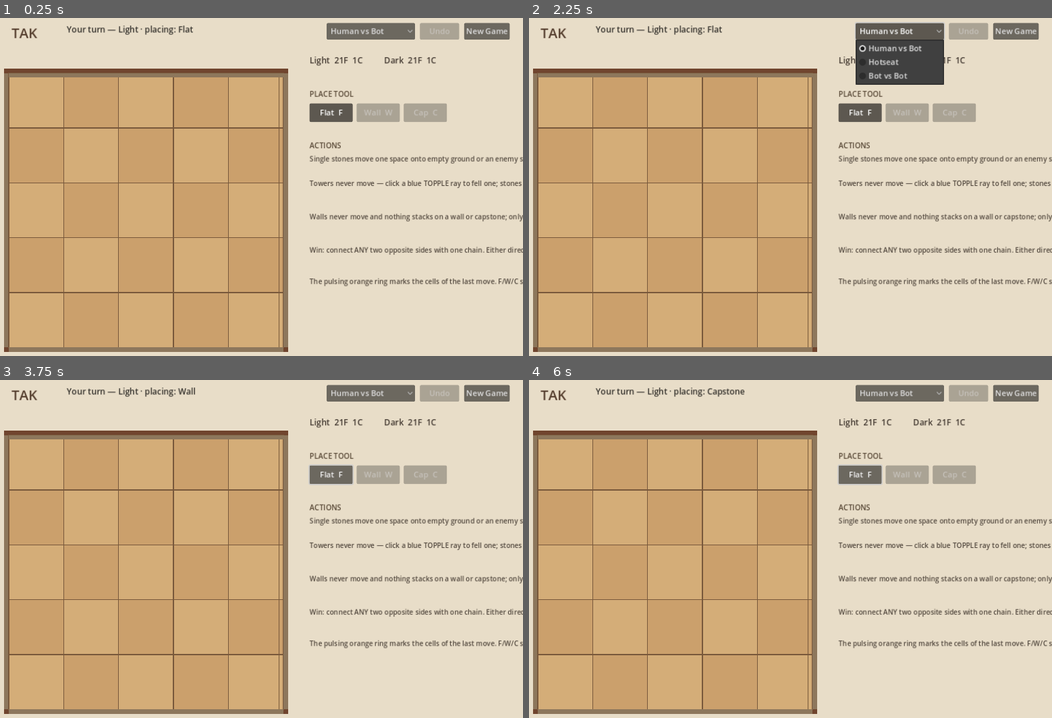
Above: before the commit, frames 1-4 (two rows, left to right).
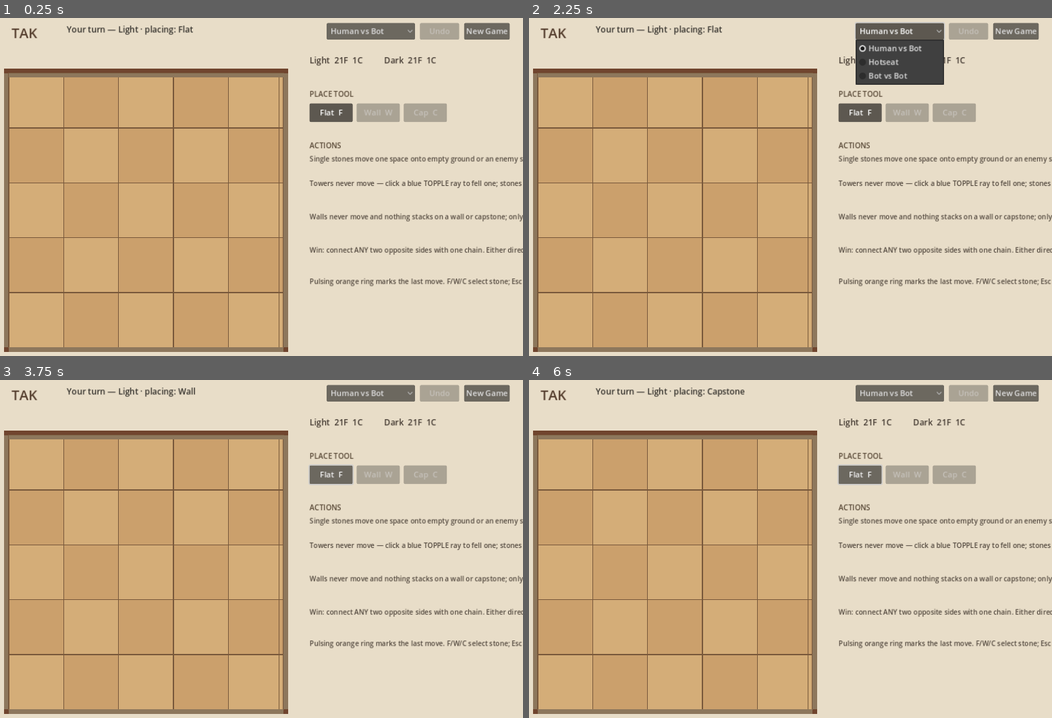
Above: after the commit, the same moments.

Repository: orbitmechanic/tak
Game: Godot game, scene res://scenes/Main.tscn
Two runs of this game, one before a commit and one after it. Both use one fixed random seed, a clock stepped at 60 frames per second and the inputs below.
Inputs (mouse positions are in pixels of both pictures, inside the frame that each line leads up to):
- Up to frame 1 (0.25 s): no input
- Up to frame 2 (2.25 s): click "New Game" at 0.5 s; click "New Game" at 1.25 s; click "Human vs Bot" at 2 s
- Up to frame 3 (3.75 s): click "Flat F" at 2.75 s; tap A at 3.5 s; move the mouse to (371, 538) at 3.52 s; hold W from 3.53 s (still down); tap M at 3.6 s; click (371, 538) at 3.67 s
- Up to frame 4 (6 s): tap A at 4.25, 5, 5.75 s; move the mouse to (675, 576) at 4.27 s; release W at 4.28 s; tap M at 4.35, 5.3 s; move the mouse to (837, 474) at 5.02 s; hold W from 5.03 s (still down); tap F at 5.1 s; move the mouse to (753, 630) at 5.77 s; tap C at 5.85 s; click (753, 630) at 5.92 s

The runs differ from the first frame. In frame 1, 0.4% of the frame differs, in the area x 59-100%, y 76-80%; in frame 2, 0.4%; in frame 3, 0.4%; in frame 4, 0.4%.

Commit message:
Procedural sound effects: synthesized wooden knocks/swoosh/topple-ticks/flatten + win-lose-draw jingles and undo blip (tools/make_sfx.py, no external assets); landing sounds fire in sync with animation arrival times, pitch varies per toppled stone; M mutes; 45/45 tests, verified audible via PulseAudio in windowed probe

Diff:
--- a/scripts/main.gd
+++ b/scripts/main.gd
@@ -8,6 +8,14 @@
 const LIGHT_COLOR: Color = Color("#f3e8ca")
 const DARK_COLOR: Color = Color("#9d2938")
 const STONE_FLIGHT: float = 0.28
+const SFX_PLACE = preload("res://assets/sounds/place.wav")
+const SFX_MOVE = preload("res://assets/sounds/move.wav")
+const SFX_TICK = preload("res://assets/sounds/tick.wav")
+const SFX_FLATTEN = preload("res://assets/sounds/flatten.wav")
+const SFX_WIN = preload("res://assets/sounds/win.wav")
+const SFX_LOSE = preload("res://assets/sounds/lose.wav")
+const SFX_DRAW = preload("res://assets/sounds/draw.wav")
+const SFX_UNDO = preload("res://assets/sounds/undo.wav")
 const TOPPLE_STAGGER: float = 0.09
 const PLACE_POP: float = 0.22
 
@@ -23,6 +31,9 @@
 var undo_states: Array[TakState] = []
 var undo_actors: Array[int] = []
 var undo_visuals: Array[Dictionary] = []
+var sfx_pool: Array[AudioStreamPlayer] = []
+var sfx_i: int = 0
+var muted: bool = false
 var anim_entries: Array[Dictionary] = []
 var anim_time: float = 0.0
 var anim_length: float = 0.0
@@ -34,7 +45,47 @@
 var undo_button: Button
 var tool_buttons: Array[Button] = []
 
+func _sfx(kind: String, pitch: float = 1.0) -> void:
+	if muted:
+		return
+	var stream: AudioStream = SFX_PLACE
+	var vol: float = -5.0
+	match kind:
+		"place":
+			stream = SFX_PLACE
+		"move":
+			stream = SFX_MOVE
+			vol = -6.0
+		"tick":
+			stream = SFX_TICK
+			vol = -8.0
+		"flatten":
+			stream = SFX_FLATTEN
+			vol = -3.0
+		"win":
+			stream = SFX_WIN
+			vol = -2.0
+		"lose":
+			stream = SFX_LOSE
+			vol = -2.0
+		"draw":
+			stream = SFX_DRAW
+			vol = -2.0
+		"undo":
+			stream = SFX_UNDO
+			vol = -9.0
+	var player: AudioStreamPlayer = sfx_pool[sfx_i % sfx_pool.size()]
+	sfx_i += 1
+	player.stream = stream
+	player.pitch_scale = clampf(pitch, 0.6, 1.6)
+	player.volume_db = vol
+	player.play()
+
 func _ready() -> void:
+	for i: int in range(8):
+		var player: AudioStreamPlayer = AudioStreamPlayer.new()
+		add_child(player)
+		sfx_pool.append(player)
 	bots[0].budget_seconds = 2.0
 	bots[1].budget_seconds = 2.0
 	_build_hud()
@@ -53,6 +104,10 @@
 			queue_redraw()
 	else:
 		anim_time += delta
+		for e: Dictionary in anim_entries:
+			if not bool(e.get("fired", false)) and anim_time >= float(e["t0"]) + float(e["dur"]):
+				e["fired"] = true
+				_sfx(str(e.get("sfx", "tick")), float(e.get("pitch", 1.0)))
 		if anim_time >= anim_length:
 			anim_entries = []
 		queue_redraw()
@@ -83,19 +138,20 @@
 	if kind == "place":
 		var cell: int = int(move["cell"])
 		var owner: int = state.current if state.opening_done[state.current] != 0 else 1 - state.current
-		entries.append({"piece": owner * 3 + int(move["piece_type"]), "from": cell, "to": cell, "t0": 0.0, "dur": PLACE_POP, "pop": true})
+		entries.append({"piece": owner * 3 + int(move["piece_type"]), "from": cell, "to": cell, "t0": 0.0, "dur": PLACE_POP, "pop": true, "sfx": "place"})
 		cells_touched.append(cell)
 	elif kind == "move":
 		var from: int = int(move["from"])
 		var dest: int = state._neighbor(from, int(move["dir"]), 1)
-		entries.append({"piece": int(state.cells[from * TakState.MAX_STACK]), "from": from, "to": dest, "t0": 0.0, "dur": STONE_FLIGHT, "pop": false})
+		var sfx_kind: String = "flatten" if state.piece_type(dest) == TakState.WALL else "move"
+		entries.append({"piece": int(state.cells[from * TakState.MAX_STACK]), "from": from, "to": dest, "t0": 0.0, "dur": STONE_FLIGHT, "pop": false, "sfx": sfx_kind})
 		cells_touched.append(from)
 		cells_touched.append(dest)
 	elif kind == "topple":
 		var origin: int = int(move["from"])
 		var landing: Array[int] = state.topple_landing_cells(origin, int(move["dir"]))
 		for i: int in range(landing.size()):
-			entries.append({"piece": int(state.cells[origin * TakState.MAX_STACK + i]), "from": origin, "to": landing[i], "t0": float(i) * TOPPLE_STAGGER, "dur": STONE_FLIGHT, "pop": false})
+			entries.append({"piece": int(state.cells[origin * TakState.MAX_STACK + i]), "from": origin, "to": landing[i], "t0": float(i) * TOPPLE_STAGGER, "dur": STONE_FLIGHT, "pop": false, "sfx": "tick", "pitch": 0.94 + 0.05 * i})
 			cells_touched.append(landing[i])
 		cells_touched.append(origin)
 	var total: float = 0.0
@@ -131,6 +187,8 @@
 			KEY_Z:
 				if key.ctrl_pressed:
 					_undo()
+			KEY_M:
+				muted = not muted
 	if event is InputEventMouseButton and event.pressed and event.button_index == MOUSE_BUTTON_LEFT:
 		if bot_thinking or state.over or mode == 2:
 			return
@@ -341,7 +399,7 @@
 	_add_label("Towers never move — click a blue TOPPLE ray to fell one; stones land alternating on empty or enemy tops.", Vector2(665, 341), Vector2(390, 60), 14, Color("#51473d"))
 	_add_label("Walls never move and nothing stacks on a wall or capstone; only a lone capstone may flatten an ENEMY wall.", Vector2(665, 409), Vector2(390, 60), 14, Color("#51473d"))
 	_add_label("Win: connect ANY two opposite sides with one chain. Either direction wins for either player.", Vector2(665, 477), Vector2(400, 60), 14, Color("#51473d"))
-	_add_label("The pulsing orange ring marks the cells of the last move. F/W/C select stone; Esc clears selection.", Vector2(665, 541), Vector2(390, 48), 14, Color("#51473d"))
+	_add_label("Pulsing orange ring marks the last move. F/W/C select stone; Esc clears selection; M mutes sound.", Vector2(665, 541), Vector2(390, 48), 14, Color("#51473d"))
 
 func _add_label(text: String, position: Vector2, size: Vector2, font_size: int, color: Color) -> Label:
 	var label: Label = Label.new()
@@ -436,8 +494,18 @@
 	undo_actors.append(state.current)
 	undo_visuals.append({"indicator": indicator_cells.duplicate(), "entries": anim_entries.duplicate(true), "time": anim_time, "length": anim_length})
 	var plan: Dictionary = _build_plan(move)
+	var was_place: bool = str(move.get("kind", "")) == "place"
 	state.apply_move(move)
+	if was_place:
+		_sfx("place", randf_range(0.97, 1.04))
 	_start_animation(plan)
+	if state.over:
+		if state.winner == 2:
+			_sfx("draw")
+		elif mode == 0 and state.winner == 1:
+			_sfx("lose")
+		else:
+			_sfx("win")
 	_clear_selection()
 	queue_redraw()
 	_start_bot_if_needed()
@@ -454,6 +522,7 @@
 func _undo() -> void:
 	if bot_thinking or undo_states.is_empty():
 		return
+	_sfx("undo")
 	var last_actor: int = undo_actors.pop_back()
 	state = undo_states.pop_back()
 	var visual: Dictionary = undo_visuals.pop_back()
Not shown, added: assets/sounds/draw.wav.import
Not shown, added: assets/sounds/flatten.wav.import
Not shown, added: assets/sounds/lose.wav.import
Not shown, added: assets/sounds/move.wav.import
Not shown, added: assets/sounds/place.wav.import
Not shown, added: assets/sounds/tick.wav.import
Not shown, added: assets/sounds/undo.wav.import
Not shown, added: assets/sounds/win.wav.import
Not shown, added: assets/sounds/draw.wav
Not shown, added: assets/sounds/flatten.wav
Not shown, added: assets/sounds/lose.wav
Not shown, added: assets/sounds/move.wav
(and 5 more such lines)
